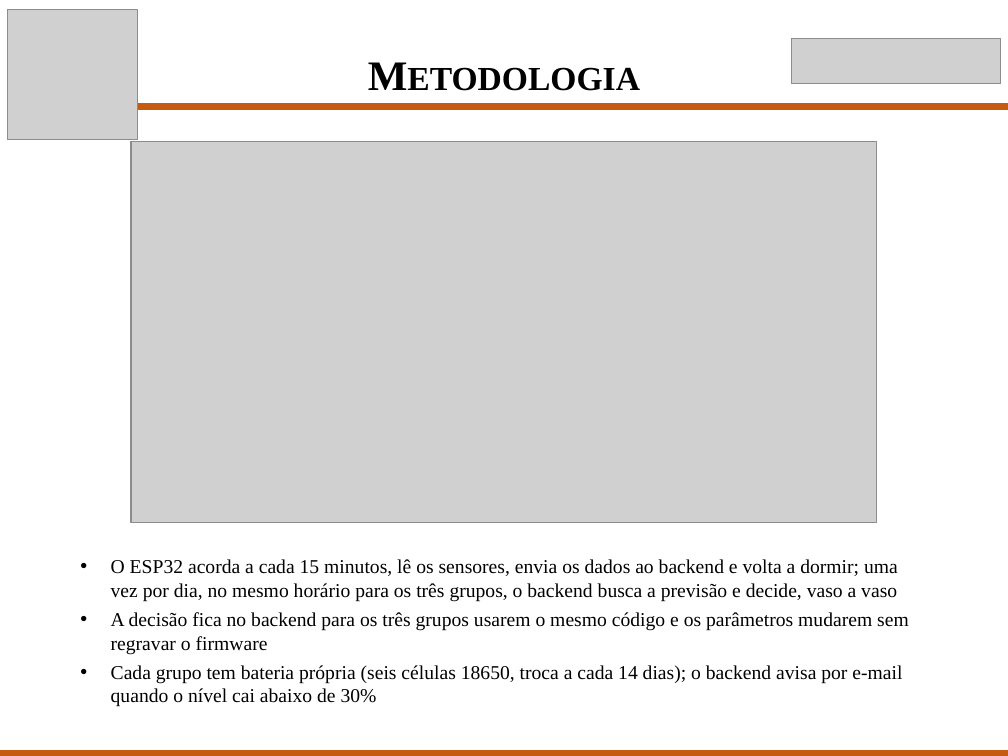
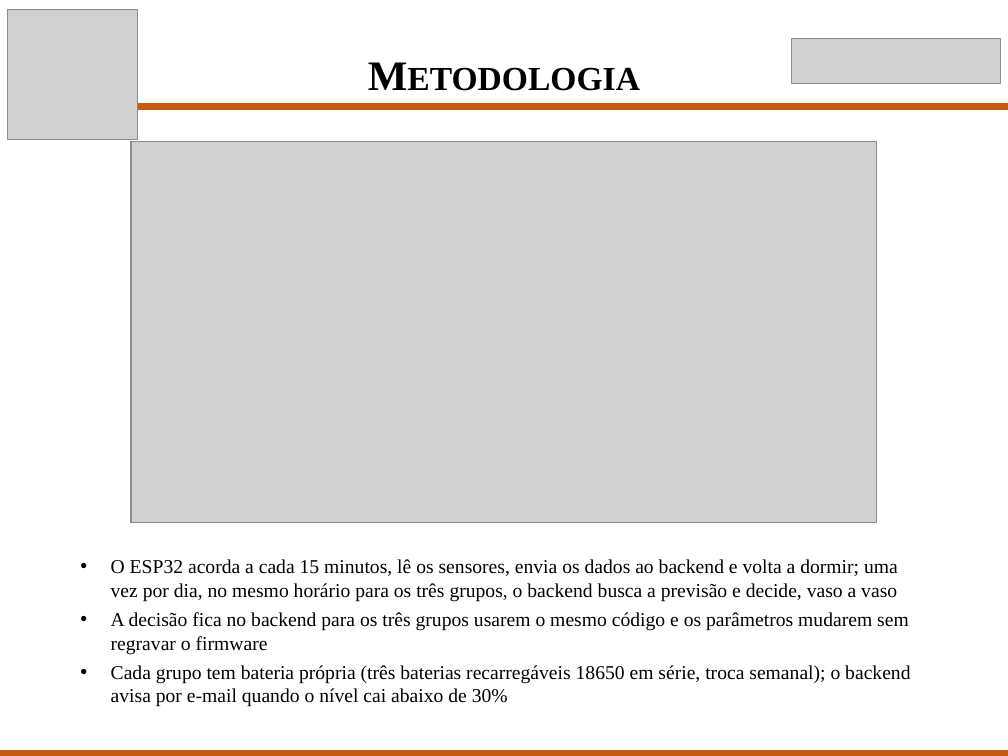
Before and after one commit to Scaglia05/irrigacao-inteligente, a slide deck: slide 6 of docs/p2/Apresentacao_TCC_P2.pptx. Drawn at 1008x756 pixels with LibreOffice and Linux fonts; fonts in the diff are those of the drawing; grey boxes stand for pictures. Boxes give left, top, right and bottom in pixels: in the first picture for what was removed or moved away, otherwise in the second. Text is boxed around its words. In the diff, an @@ line names an element or a change of style, - is before the commit and + after.

Commit message:
Artigo e slides: 18 baterias recarregáveis, uma por vaso, com troca semanal
O pacote de cada grupo passa a ter três baterias recarregáveis 18650 em série (3S, 37,8 Wh nominais e 27,2 Wh utilizáveis), uma por vaso, com nove de reserva: 18 no total, no lugar de 24. A duração calculada é de 9,7 dias com 2,8 Wh por dia, e o limite para trocar a cada 7 dias, na visita semanal, é de 3,9 Wh por dia. Cada grupo terá 12 trocas em 89 dias, todas no mesmo dia. O total do orçamento passa de R$ 1.322,13 para R$ 1.208,13. O termo "célula" é trocado por "bateria recarregável" no texto, na tabela e no slide 6. A numeração das páginas está corrigida.

```diff
--- a/docs/p2/Apresentacao_TCC_P2.pptx
+++ b/docs/p2/Apresentacao_TCC_P2.pptx
@@ text at bbox=[111, 665, 910, 707]: text changed @@
-• Cada grupo tem bateria própria (seis células 18650, troca a cada 14 dias); o backend avisa por e-mail quando o nível cai abaixo de 30%
+• Cada grupo tem bateria própria (três baterias recarregáveis 18650 em série, troca semanal); o backend avisa por e-mail quando o nível cai abaixo de 30%
```
Also in this commit, not shown: 1 other slide changed, 2 other files.
